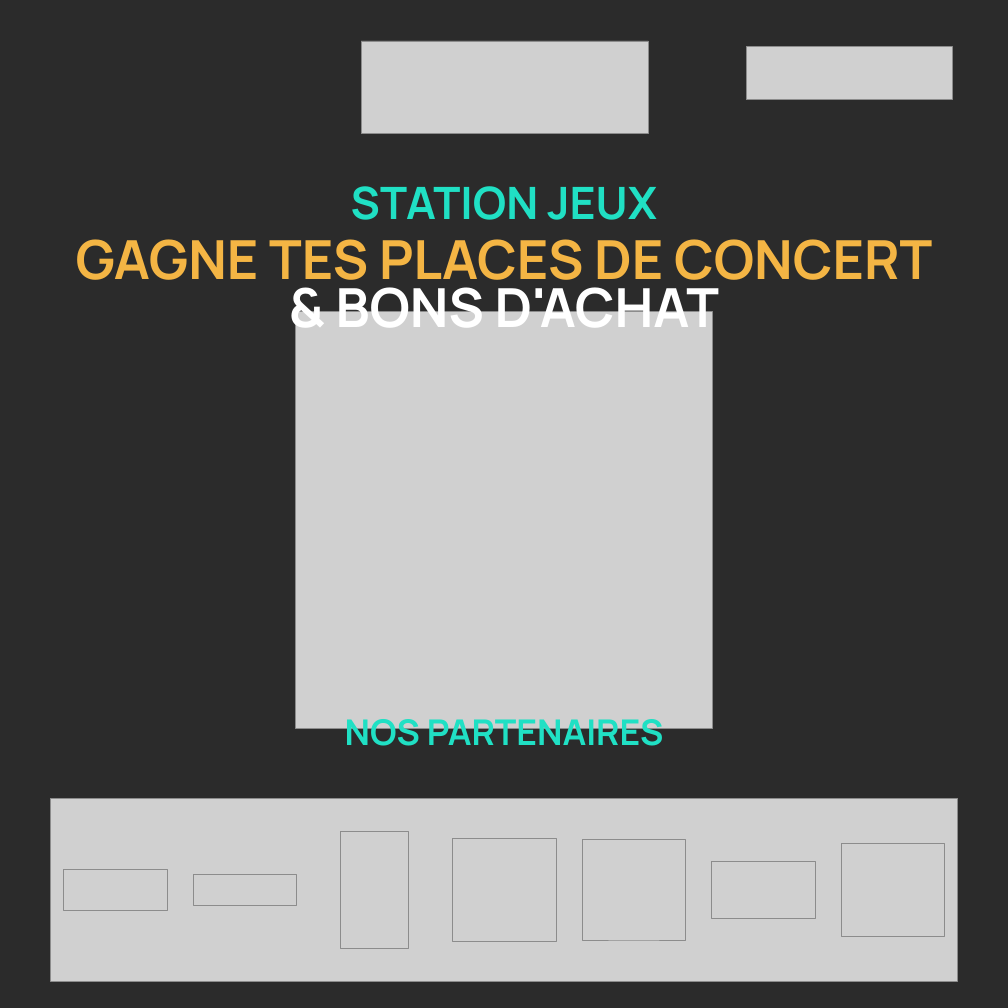
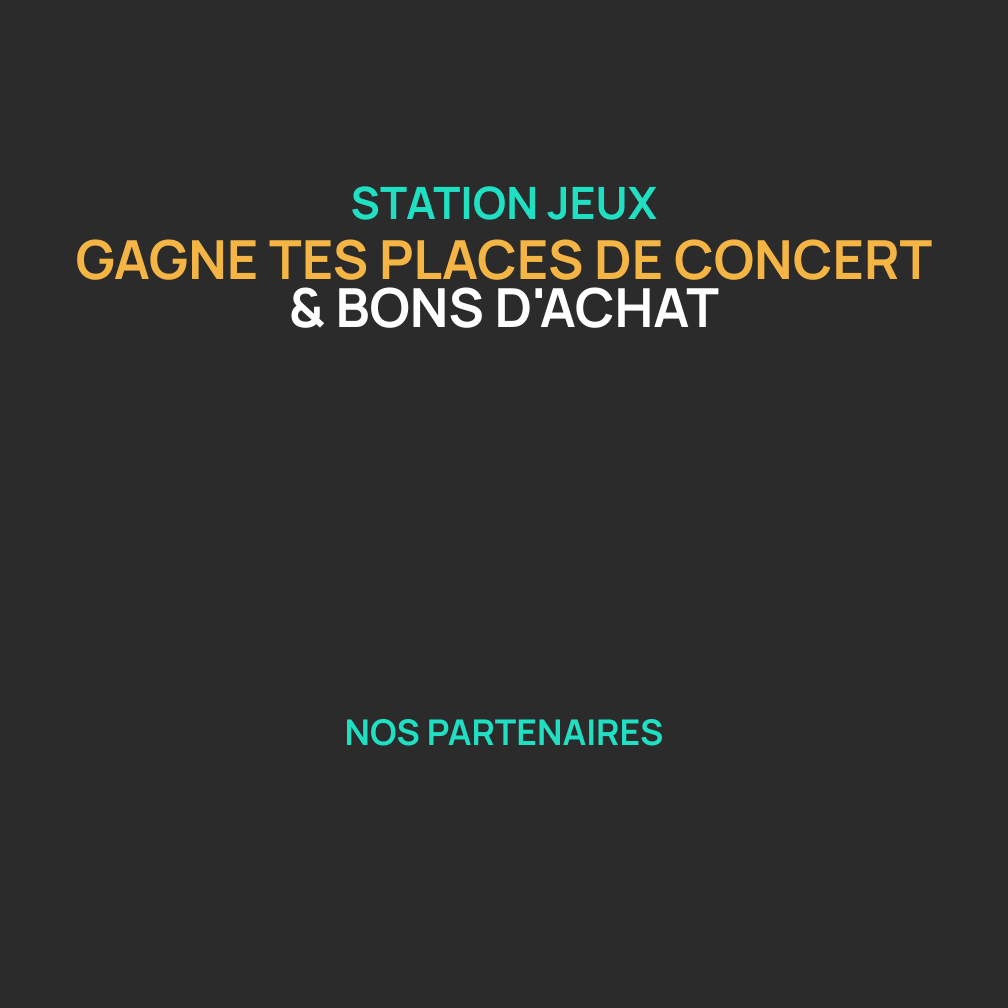
Before and after one commit to flowinevent-ping/flowin-events-, a slide deck: slide 1 of admin/public/nds/kit-digital/svg/forex_70x70_festival-editable.pptx. Drawn at 1008x1008 pixels with LibreOffice and Linux fonts; fonts in the diff are those of the drawing; grey boxes stand for pictures; background and template pictures are left out; a plain dark background stands for a picture behind light text. Boxes give left, top, right and bottom in pixels: in the first picture for what was removed or moved away, otherwise in the second. Text is boxed around its words. In the diff, an @@ line names an element or a change of style, - is before the commit and + after.

```diff
--- a/admin/public/nds/kit-digital/svg/forex_70x70_festival-editable.pptx
+++ b/admin/public/nds/kit-digital/svg/forex_70x70_festival-editable.pptx
@@ picture removed at [361,41,648,133] @@
@@ picture removed at [746,47,952,100] @@
@@ picture removed at [296,312,712,728] @@
@@ picture removed at [50,798,958,981] @@
@@ picture removed at [340,831,409,948] @@
@@ picture removed at [452,838,556,941] @@
@@ picture removed at [582,839,685,940] @@
@@ picture removed at [63,869,167,910] @@
@@ picture removed at [711,861,815,918] @@
@@ picture removed at [841,843,944,936] @@
@@ picture removed at [193,875,297,905] @@
```
Also in this commit, not shown: 5 other files.
